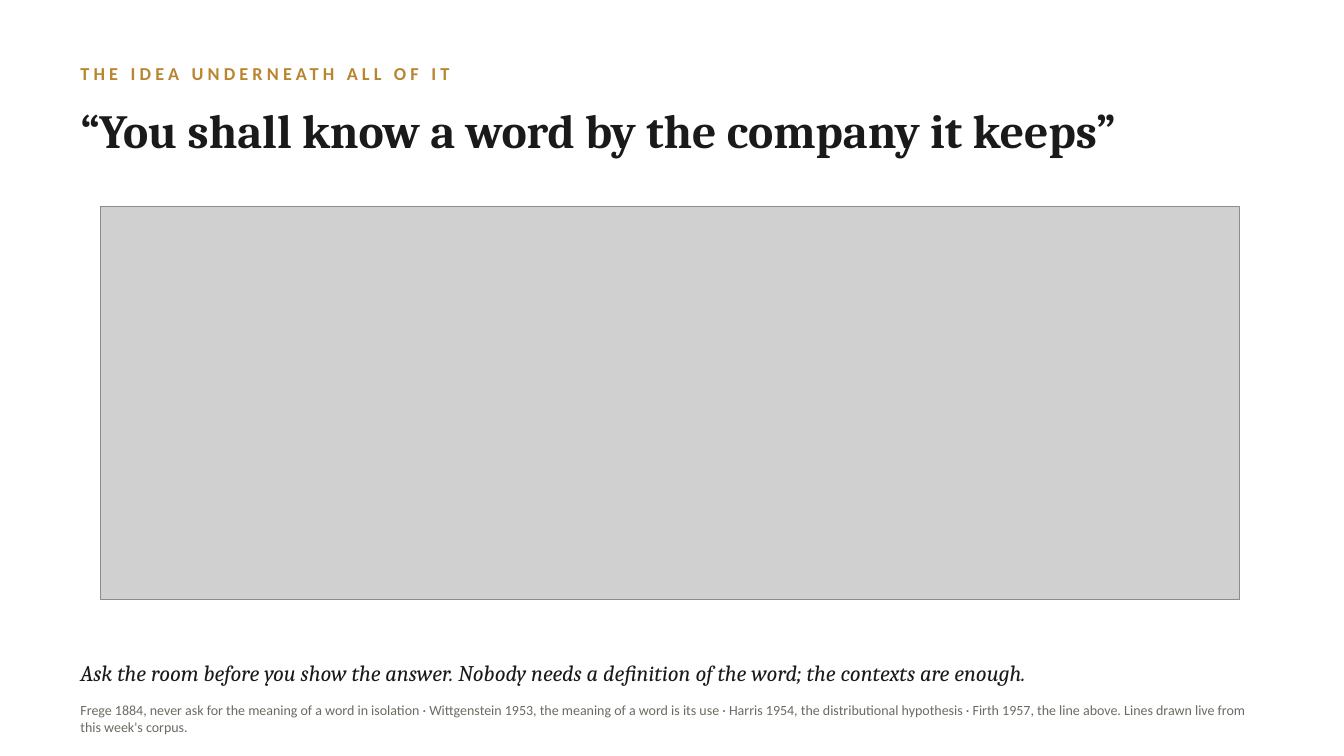
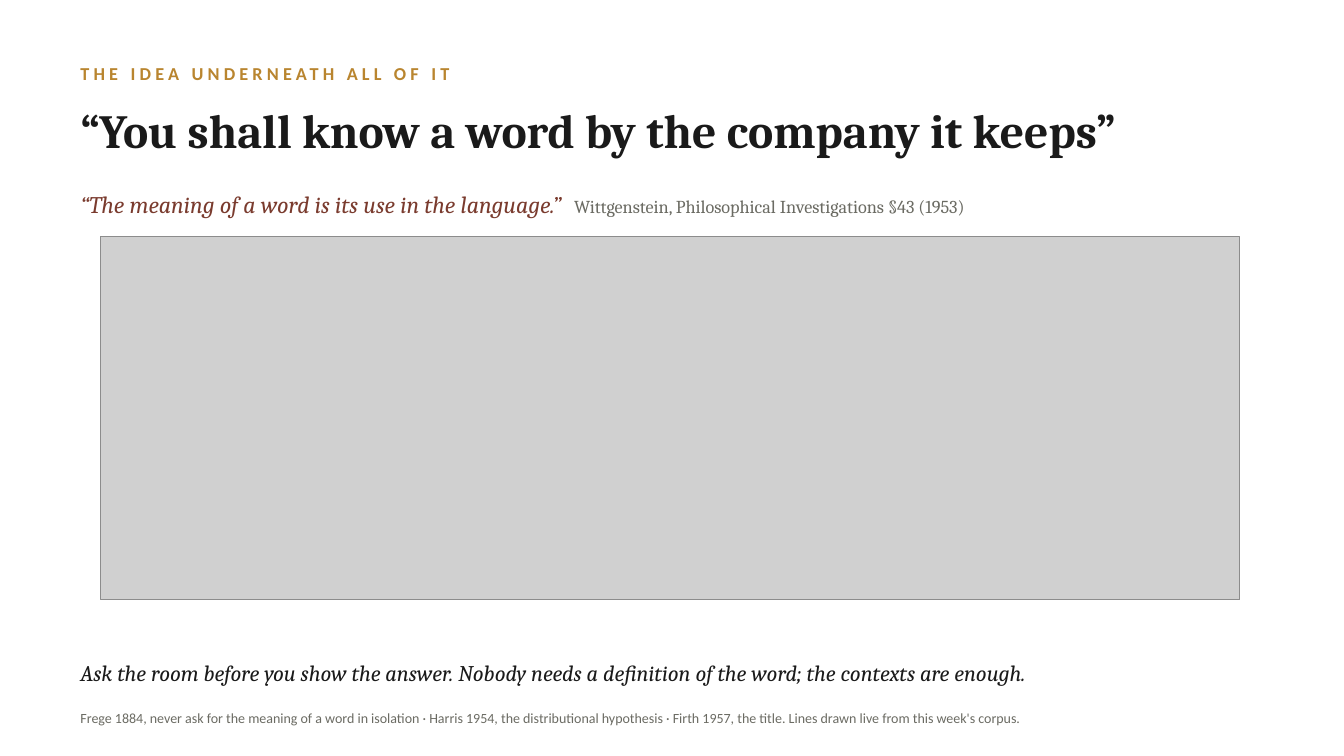
Before and after one commit to lucianli123/culture-as-data-2026, a slide deck: slide 13 of slides/week-04-lecture-draft.pptx. Drawn at 1344x756 pixels with LibreOffice and Linux fonts; fonts in the diff are those of the drawing; grey boxes stand for pictures. Boxes give left, top, right and bottom in pixels: in the first picture for what was removed or moved away, otherwise in the second. Text is boxed around its words. In the diff, an @@ line names an element or a change of style, - is before the commit and + after.

```diff
--- a/slides/week-04-lecture-draft.pptx
+++ b/slides/week-04-lecture-draft.pptx
@@ text added at (80,196,964,218), 13 pt, text #6B6B63 @@
+“The meaning of a word is its use in the language.” Wittgenstein, Philosophical Investigations §43 (1953)
@@ picture: place and size @@
-picture at (101,207,1240,600)
+picture at (101,237,1240,600)
@@ text at (80,713,1020,726): text changed @@
-Frege 1884, never ask for the meaning of a word in isolation · Wittgenstein 1953, the meaning of a word is its use · Harris 1954, the distributional hypothesis · Firth 1957, the line above. Lines drawn live from this week's corpus.
+Frege 1884, never ask for the meaning of a word in isolation · Harris 1954, the distributional hypothesis · Firth 1957, the title. Lines drawn live from this week's corpus.
```
Also in this commit, not shown: 7 other files.
